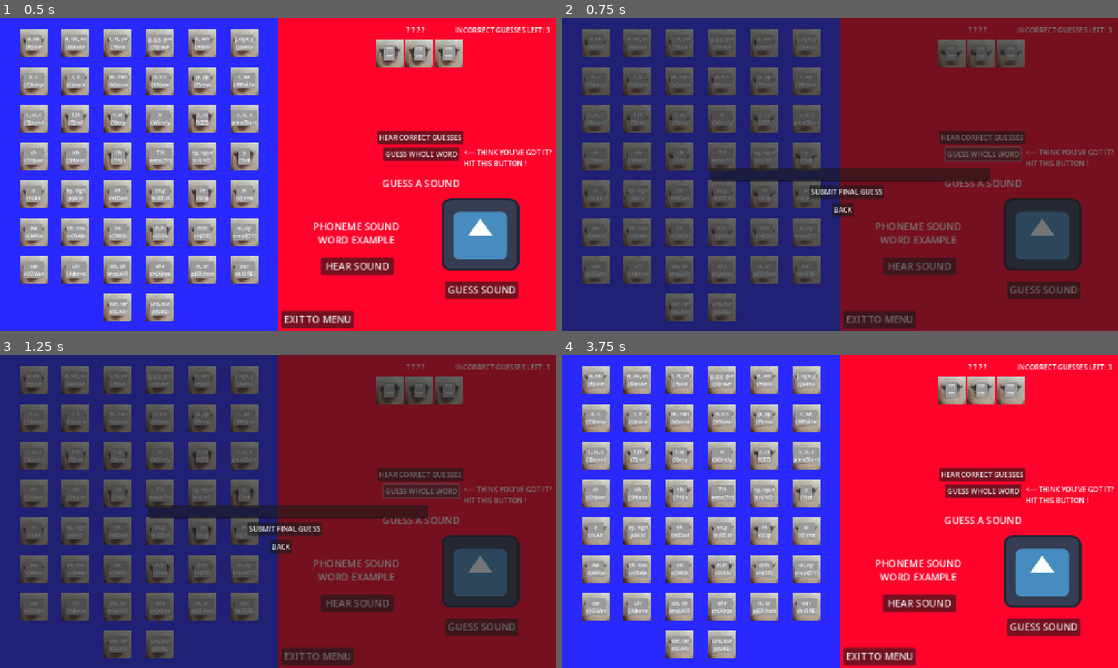
Above: before the commit, frames 1-4 (two rows, left to right).
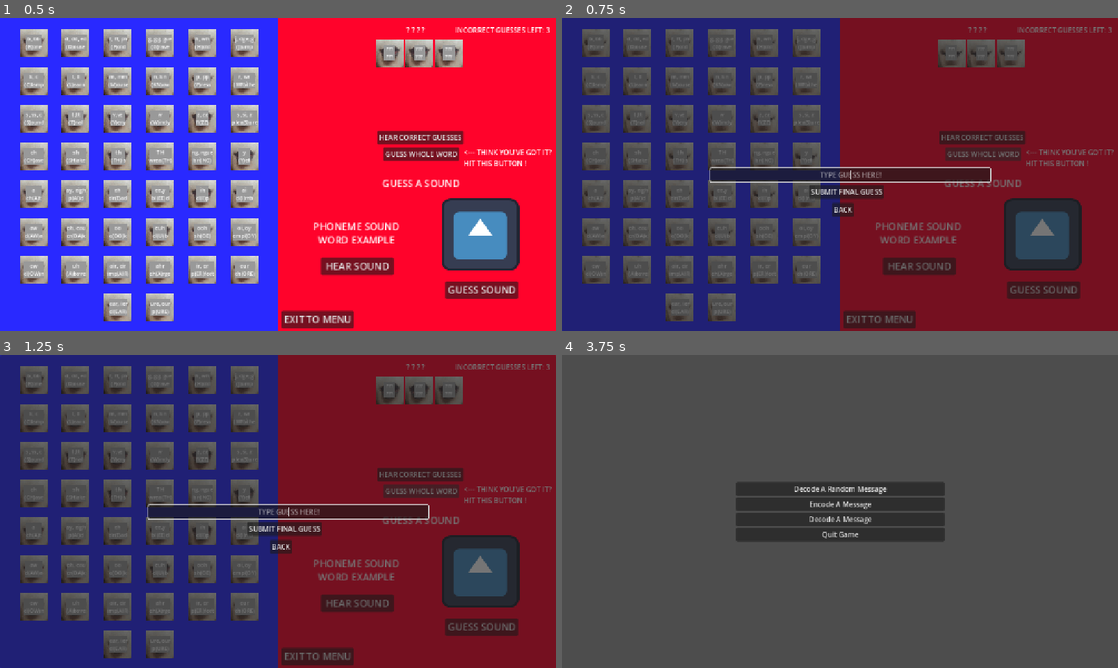
Above: after the commit, the same moments.

Repository: sym-z/phonetic-hangman
Game: Godot game, scene res://scenes/word_guesser/word_guesser.tscn
Same seed, same stepped clock (60 frames per second), same inputs: the game is played once before the commit and once after it. The project has no main scene, so this scene is started directly. The engine's default icon, where the game draws it, is replaced by a stand-in: a white triangle on a blue panel in a dark square. Sound files missing from this copy of the repository are replaced by a short silence.
Inputs (mouse positions are in pixels of both pictures, inside the frame that each line leads up to):
- Up to frame 1 (0.5 s): no input
- Up to frame 2 (0.75 s): click "GUESS WHOLE WORD" at 0.5 s
- Up to frame 3 (1.25 s): no input
- Up to frame 4 (3.75 s): click (851, 511) at 1.27 s; type "12" at 1.35 s; click "SUBMIT FINAL GUESS" at 2 s; click (845, 464) at 2.75 s, where only the run after the commit has a clickable "BACK TO MAIN MENU"; click (840, 545) at 3.5 s, where only the run before the commit has a clickable "BACK"

Frame 1 is identical in both runs. In frame 2, 0.7% of the frame differs, in the area x 26-83%, y 40-53%; in frame 3, 0.7%; in frame 4, 98%, in the area x 0-100%, y 0-100%.

Commit message:
Testing clipboard, loss and win screen, documentation

Diff:
--- a/src/assets/sprite_frames/0-B.tres
+++ b/src/assets/sprite_frames/0-B.tres
@@ -1,6 +1,6 @@
 [gd_resource type="SpriteFrames" load_steps=28 format=3 uid="uid://lwhg6aa22q0b"]
 
-[ext_resource type="Texture2D" uid="uid://c2ujlbxsjyk4w" path="res://assets/0-B-Sheet.png" id="1_7fm8y"]
+[ext_resource type="Texture2D" uid="uid://c2ujlbxsjyk4w" path="res://assets/phoneme_sheets/0-B-Sheet.png" id="1_7fm8y"]
 
 [sub_resource type="AtlasTexture" id="AtlasTexture_eacn2"]
 atlas = ExtResource("1_7fm8y")
--- /dev/null
+++ b/src/scenes/loss_screen/loss_screen.gd
@@ -0,0 +1,6 @@
+extends Control
+
+
+
+func _on_back_to_menu_pressed():
+	SceneTransition.main_menu()
--- a/src/scenes/loss_screen/loss_screen.tscn
+++ b/src/scenes/loss_screen/loss_screen.tscn
@@ -1,4 +1,6 @@
-[gd_scene format=3 uid="uid://d221d5cugjyy2"]
+[gd_scene load_steps=2 format=3 uid="uid://d221d5cugjyy2"]
+
+[ext_resource type="Script" uid="uid://dtos87grfo2sl" path="res://scenes/loss_screen/loss_screen.gd" id="1_4ggvd"]
 
 [node name="Loss Screen" type="Control"]
 layout_mode = 3
@@ -7,3 +9,22 @@
 anchor_bottom = 1.0
 grow_horizontal = 2
 grow_vertical = 2
+script = ExtResource("1_4ggvd")
+
+[node name="You Lose Label" type="Label" parent="."]
+layout_mode = 0
+offset_left = 605.0
+offset_top = 195.0
+offset_right = 683.0
+offset_bottom = 218.0
+text = "YOU LOSE"
+
+[node name="Back to Menu" type="Button" parent="."]
+layout_mode = 0
+offset_left = 560.0
+offset_top = 239.0
+offset_right = 735.0
+offset_bottom = 270.0
+text = "BACK TO MAIN MENU"
+
+[connection signal="pressed" from="Back to Menu" to="." method="_on_back_to_menu_pressed"]
--- a/src/scenes/password_export/password_export.gd
+++ b/src/scenes/password_export/password_export.gd
@@ -16,6 +16,10 @@
 	password_holder.text += "#"
 	password_holder.text += Globals.player_typed_word
 	print(password_holder.text)
+	## TODO: Create a button for copying to clipboard
+	# Learned about Display server from here:
+	## https://www.reddit.com/r/godot/comments/ikr2iy/is_there_any_way_to_copy_text_to_clipboard_from/
+	#DisplayServer.clipboard_set(password_holder.text)
 
 
 #region Scene Transitions
--- /dev/null
+++ b/src/scenes/win_screen/win_screen.gd
@@ -0,0 +1,6 @@
+extends Control
+
+
+
+func _on_back_to_main_menu_pressed():
+	SceneTransition.main_menu()
--- a/src/scenes/win_screen/win_screen.tscn
+++ b/src/scenes/win_screen/win_screen.tscn
@@ -1,4 +1,6 @@
-[gd_scene format=3 uid="uid://kfxcn8dt6tbx"]
+[gd_scene load_steps=2 format=3 uid="uid://kfxcn8dt6tbx"]
+
+[ext_resource type="Script" uid="uid://b400iv4pqfjn1" path="res://scenes/win_screen/win_screen.gd" id="1_2yi6y"]
 
 [node name="Win Screen" type="Control"]
 layout_mode = 3
@@ -7,3 +9,22 @@
 anchor_bottom = 1.0
 grow_horizontal = 2
 grow_vertical = 2
+script = ExtResource("1_2yi6y")
+
+[node name="You Win Label" type="Label" parent="."]
+layout_mode = 0
+offset_left = 597.0
+offset_top = 146.0
+offset_right = 637.0
+offset_bottom = 169.0
+text = "YOU WIN!"
+
+[node name="Back to Main Menu" type="Button" parent="."]
+layout_mode = 0
+offset_left = 615.0
+offset_top = 202.0
+offset_right = 623.0
+offset_bottom = 210.0
+text = "BACK TO MAIN MENU"
+
+[connection signal="pressed" from="Back to Main Menu" to="." method="_on_back_to_main_menu_pressed"]
--- a/src/scenes/word_guesser/word_guesser.gd
+++ b/src/scenes/word_guesser/word_guesser.gd
@@ -14,6 +14,7 @@
 @export var phoneme_container : HFlowContainer
 @export var speaker : AudioStreamPlayer
 @export var type_submission_parent : Control
+@export var submission_field : LineEdit
 
 var debug := true
 
@@ -132,12 +133,26 @@
 			guess_index = 0
 
 #endregion
+func _on_exit_pressed():
+	Globals.reset_decoded_word()
+	#CHECK: Do I need to reset player word?
+	SceneTransition.main_menu()
 
 
 #region Final Submission
 func _on_guess_whole_word_pressed() -> void:
 	type_submission_parent.visible = true
+	submission_field.grab_focus()
 
 func _on_submission_cancel_pressed() -> void:
 	type_submission_parent.visible = false
+	submission_field.clear()
+
+func _on_submit_pressed():
+	var submitted_answer : String = submission_field.text.to_upper()
+	#TODO: Remove spaces, handle parsing in some way
+	if submitted_answer == Globals.decoded_typed_word:
+		SceneTransition.win_screen()
+	else:
+		SceneTransition.loss_screen()
 #endregion
--- a/src/scenes/word_guesser/word_guesser.tscn
+++ b/src/scenes/word_guesser/word_guesser.tscn
@@ -16,7 +16,7 @@
 "speed": 5.0
 }]
 
-[node name="Word Guesser" type="Control" node_paths=PackedStringArray("num_letters", "num_guesses", "guess_container", "selected_letters", "selected_example", "phoneme_container", "speaker", "type_submission_parent")]
+[node name="Word Guesser" type="Control" node_paths=PackedStringArray("num_letters", "num_guesses", "guess_container", "selected_letters", "selected_example", "phoneme_container", "speaker", "type_submission_parent", "submission_field")]
 layout_mode = 3
 anchors_preset = 15
 anchor_right = 1.0
@@ -33,6 +33,7 @@
 phoneme_container = NodePath("MarginContainer/HFlowContainer")
 speaker = NodePath("AudioStreamPlayer")
 type_submission_parent = NodePath("Type Submission")
+submission_field = NodePath("Type Submission/LineEdit")
 
 [node name="BackgroundReference" type="Sprite2D" parent="."]
 texture = ExtResource("1_qtlm4")
@@ -184,6 +185,8 @@
 offset_top = 345.0
 offset_right = 986.0
 offset_bottom = 376.0
+placeholder_text = "TYPE GUESS HERE!"
+alignment = 1
 
 [node name="Submit" type="Button" parent="Type Submission"]
 layout_mode = 0
@@ -205,5 +208,7 @@
 [connection signal="pressed" from="Guess State/Guess Whole Word" to="." method="_on_guess_whole_word_pressed"]
 [connection signal="pressed" from="Guessing Window/Guess Sound" to="." method="_on_guess_sound_pressed"]
 [connection signal="pressed" from="Guessing Window/Hear Sound" to="." method="_on_hear_sound_pressed"]
+[connection signal="pressed" from="Guessing Window/Exit" to="." method="_on_exit_pressed"]
 [connection signal="finished" from="AudioStreamPlayer" to="." method="_on_audio_stream_player_finished"]
+[connection signal="pressed" from="Type Submission/Submit" to="." method="_on_submit_pressed"]
 [connection signal="pressed" from="Type Submission/Submission Cancel" to="." method="_on_submission_cancel_pressed"]
Renamed: src/assets/0-B-Sheet.png -> src/assets/phoneme_sheets/0-B-Sheet.png
Not shown, changed: src/assets/phoneme_sheets/0-B-Sheet.png.import
Not shown, added: src/scenes/loss_screen/loss_screen.gd.uid
Not shown, added: src/scenes/win_screen/win_screen.gd.uid
Not shown, changed: docs/TODO.md
